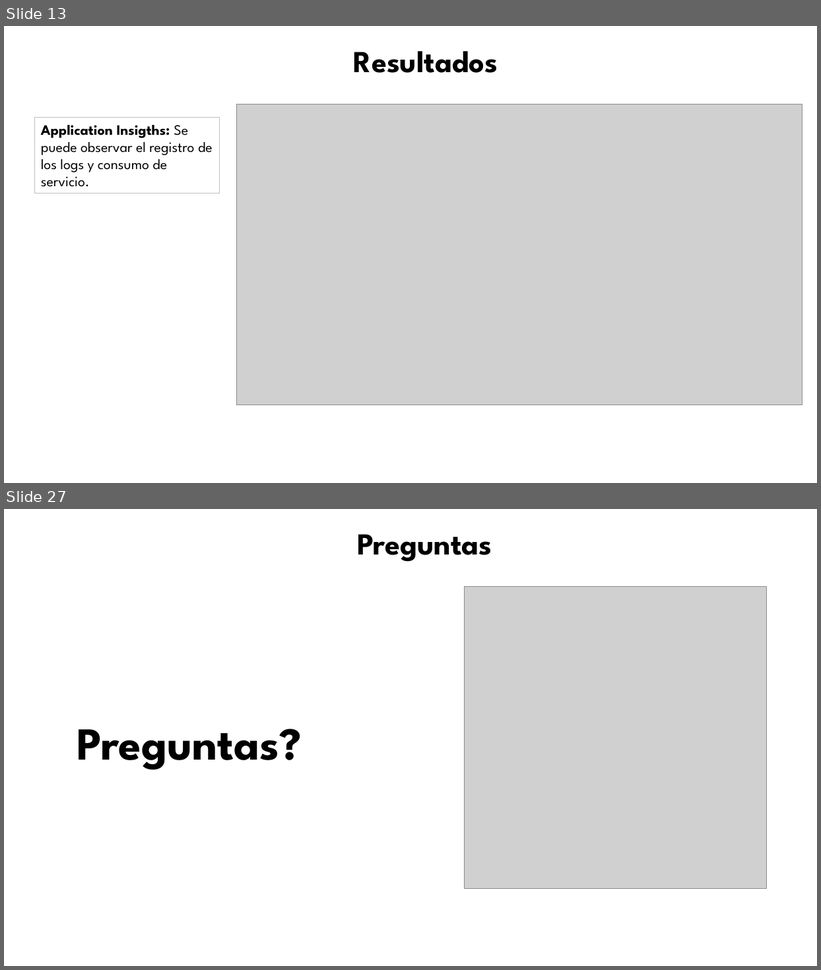
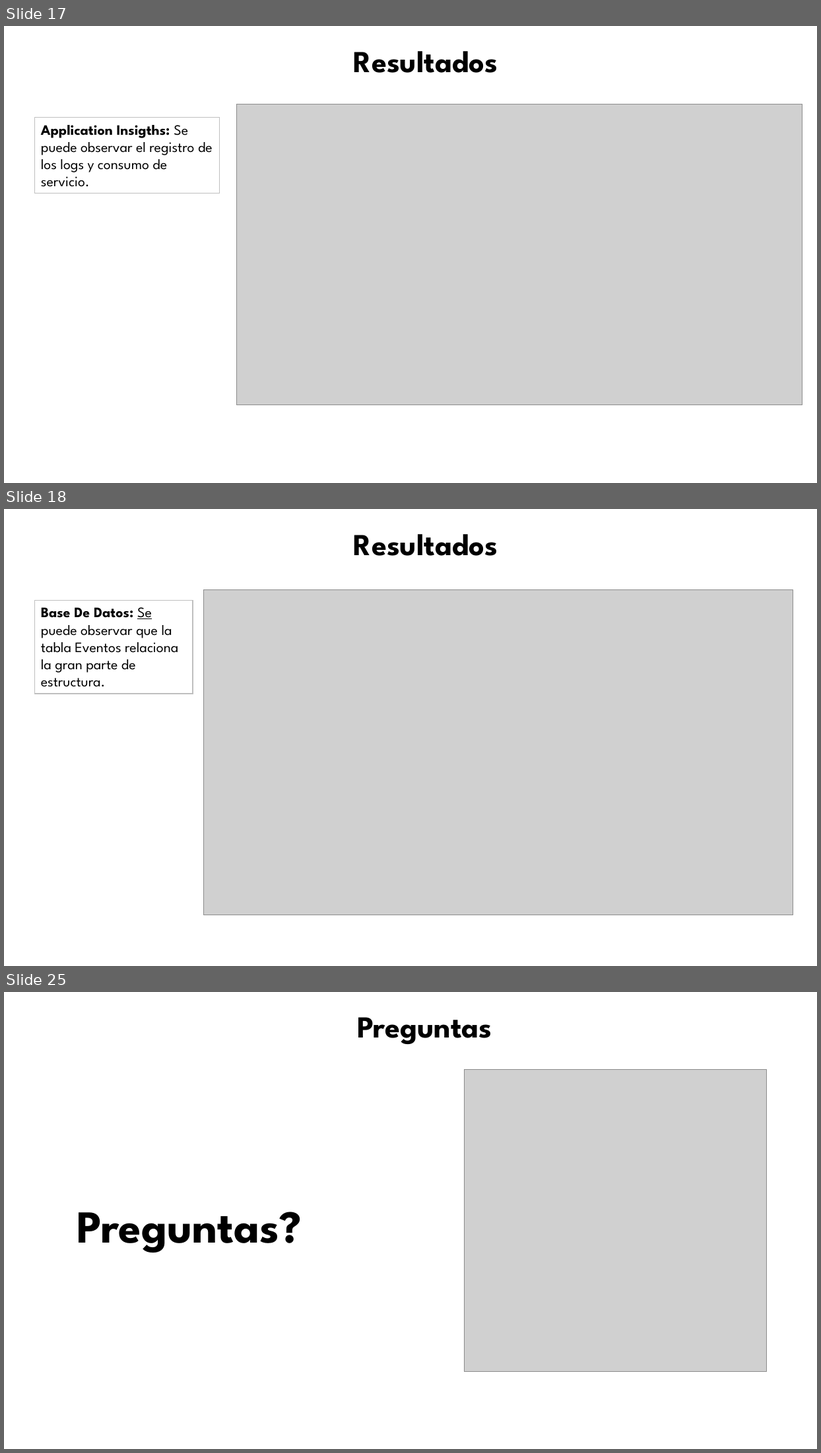
Before and after one commit to dach1996/ElectionSystem, a slide deck: Documents/Formatopresentacion UISRAEL.pptx. Shown one above the other, each under a label of ours: slides 13 and 27 before the commit, slides 17, 18 and 25 after it; the slides between them are not shown. The pictures are 821x970 and 821x1453 pixels, drawn with LibreOffice and Linux fonts; fonts in the diff are those of the drawing; grey boxes stand for pictures; background and template pictures are left out. Boxes give left, top, right and bottom in pixels: in the first picture for what was removed or moved away, otherwise in the second. Text is boxed around its words. In the diff, an @@ line names an element or a change of style, - is before the commit and + after.

```diff
--- a/Documents/Formatopresentacion UISRAEL.pptx
+++ b/Documents/Formatopresentacion UISRAEL.pptx
@@ slide 18 added at [4, 509, 817, 966], background #FFFFFF @@
@@ text added at [354, 534, 498, 556], 36 pt, text #000000, bold @@
+Resultados
@@ rectangle added at [35, 601, 193, 694], fill #FFFFFF, outline #BFBFBF 1 pt, 17 pt, text #000000 @@
+  Base De Datos: Se puede observar que la tabla Eventos relaciona la gran parte de estructura.
@@ picture added at [203, 590, 793, 916] @@
@@ what was slide 13 is now slide 17 @@
@@ what was slide 27 is now slide 25 @@
```
Also in this commit, not shown: 9 slides changed, 9 other slides added, 12 slides removed, 29 other files.
